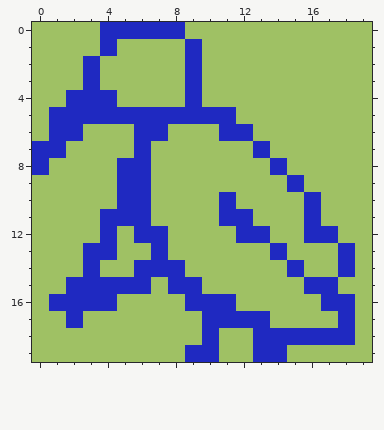
Edited in one commit: pixel-art sprite (ultralight/assets/images/birdStill1.png). Above: the version before the commit.
The file is 20x20 pixels.
Once edited:
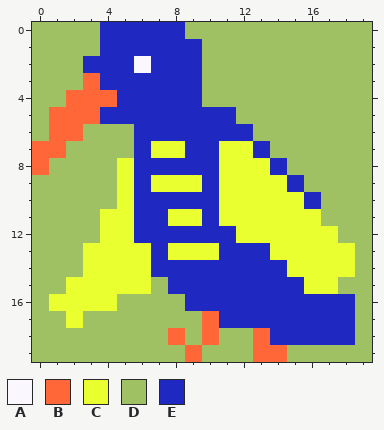
Palette (. is transparent): A #faf7ff  B #ff6638  C #eaff30  D #9fc164  E #1f29c1
The exact change:
y 1: x 5..8 DDDD -> EEEE
y 2: x 4..8 DDDDD -> EEAEE
y 3: x 3..8 EDDDDD -> BEEEEE
y 4: x 2..8 EEEDDDD -> BBBEEEE
y 5: x 1..3 EEE -> BBB
y 6: x 1..2 EE -> BB; x 8..10 DDD -> EEE
y 7: x 0..1 EE -> BB; x 7..12 DDDDDD -> CCEECC
y 8: x 0 E -> B; x 5 E -> C; x 7..13 DDDDDDD -> EEEECCC
y 9: x 5 E -> C; x 7..14 DDDDDDDD -> CCCECCCC
y 10: x 5 E -> C; x 7..15 DDDDEDDDD -> EEEECCCCC
y 11: x 4..5 EE -> CC; x 7..16 DDDDEEDDDE -> ECCECCCCCC
y 12: x 4..5 ED -> CC; x 8..17 DDDDEEDDEE -> EEEECCCCCC
y 13: x 3..6 EEDD -> CCCC; x 8..18 DDDDDDEDDDE -> CCCEEECCCCC
y 14: x 3..6 EDDE -> CCCC; x 9..18 DDDDDDEDDE -> EEEEEECCCC
y 15: x 2..6 EEEEE -> CCCCC; x 10..17 DDDDDDEE -> EEEEEECC
y 16: x 1..4 EEEE -> CCCC; x 12..16 DDDDD -> EEEEE
y 17: x 2 E -> C; x 10 E -> B; x 14..17 DDDD -> EEEE
y 18: x 8 D -> B; x 10 E -> B; x 13 E -> B
y 19: x 9..10 EE -> BD; x 13..14 EE -> BB
Boxes around the changes in both pictures, in picture pixels (x1, y1, x2, y2):
changed: (32, 39, 355, 362)
